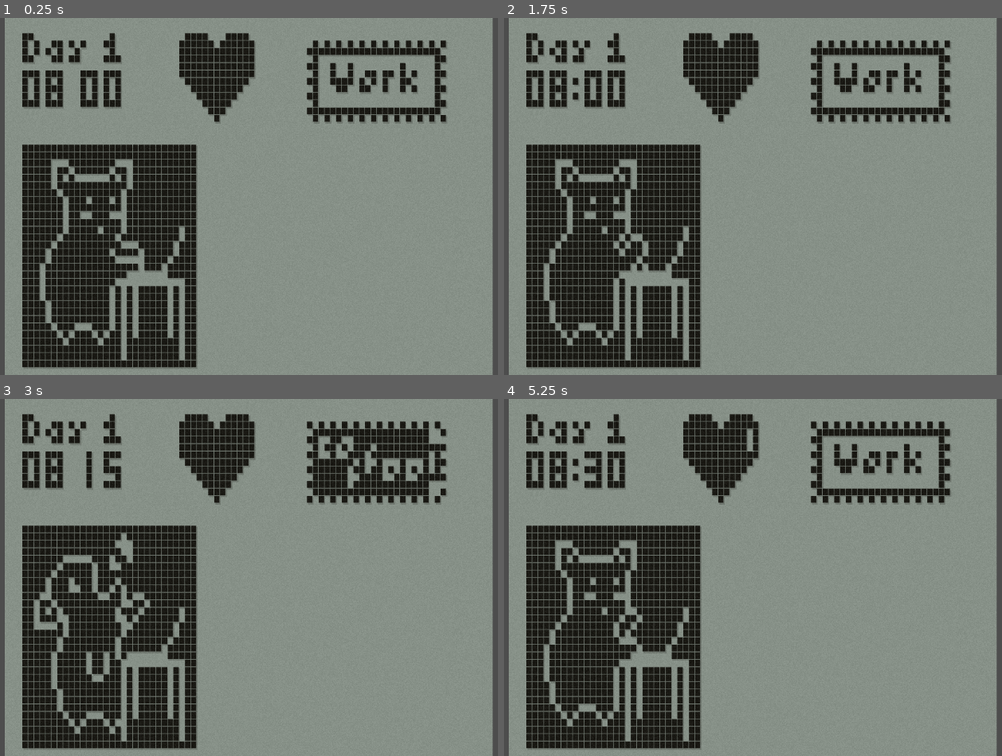
Above: before the commit, frames 1-4 (two rows, left to right).
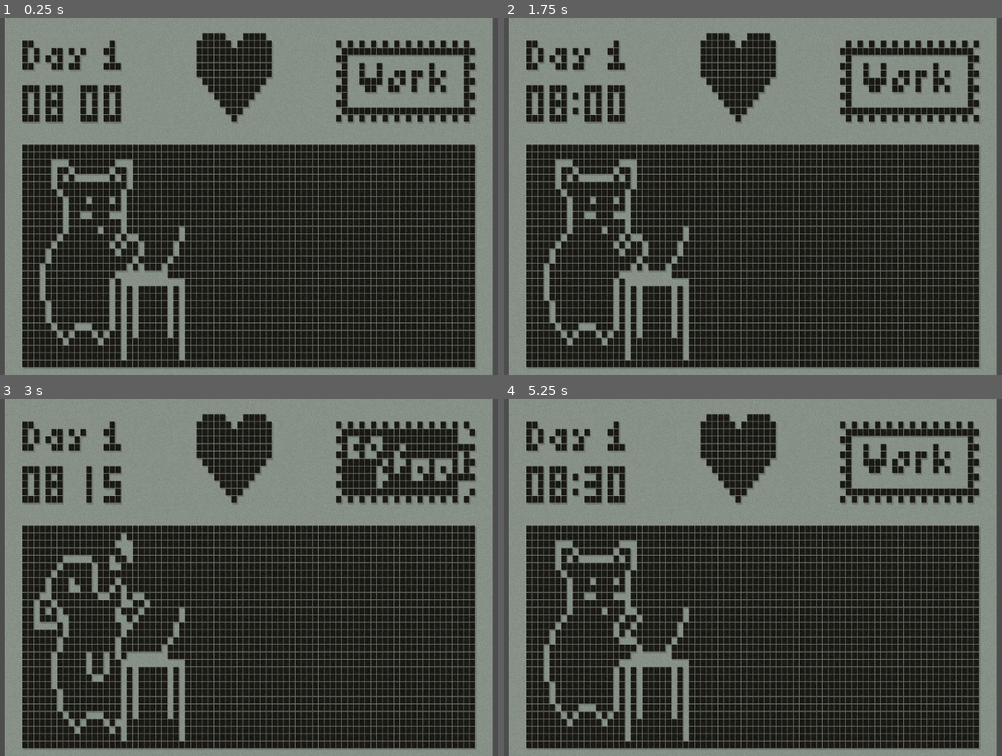
Above: after the commit, the same moments.

Repository: aherrington7452/maruvail_nokia-game-jam-7
Game: Godot game, scene res://scene/main.tscn
Same seed, same stepped clock (60 frames per second), same inputs: the game is played once before the commit and once after it.
Inputs:
- Up to frame 1 (0.25 s): no input
- Up to frame 2 (1.75 s): hold Up (move_up) 0.53-1.28 s; tap Space (interact) at 0.6, 1.35 s; hold Down (move_down) from 1.28 s (still down)
- Up to frame 3 (3 s): tap Enter at 2 s; release Down (move_down) at 2.03 s; hold Up (move_up) from 2.03 s (still down); tap Space (interact) at 2.1, 2.85 s
- Up to frame 4 (5.25 s): release Up (move_up) at 3.53 s; hold Down (move_down) from 3.53 s (still down); tap Space (interact) at 3.6, 4.35, 5.1 s

The runs differ from the first frame. In frame 1, 42% of the frame differs, in the area x 4-96%, y 4-99%; in frame 2, 42%; in frame 3, 43%; in frame 4, 42%.
Error after the commit: Invalid assignment of property or key 'frame' with value of type 'int' on a base object of type 'null instance'. (res://scripts/scr_work_station.gd:79)

Commit message:
refine sleep animation

Diff:
--- a/scene/work_station_ui.tscn
+++ b/scene/work_station_ui.tscn
@@ -1035,13 +1035,13 @@
 script = ExtResource("1_0a8c3")
 
 [node name="DayCounter" type="AnimatedSprite2D" parent="."]
-position = Vector2(11, 4)
+position = Vector2(11, 5)
 sprite_frames = SubResource("SpriteFrames_olmsm")
 autoplay = "default"
 frame_progress = 0.429467
 
 [node name="Clock" type="AnimatedSprite2D" parent="."]
-position = Vector2(11, 9)
+position = Vector2(11, 11)
 sprite_frames = SubResource("SpriteFrames_u6t1a")
 autoplay = "default"
 frame_progress = 0.387598
@@ -1054,24 +1054,23 @@
 [node name="State" type="Node" parent="."]
 
 [node name="Bars" type="AnimatedSprite2D" parent="State"]
-position = Vector2(64, 8)
+position = Vector2(69, 8)
 sprite_frames = SubResource("SpriteFrames_fadlw")
-animation = &"coffee"
+animation = &"work"
 autoplay = "work"
 
 [node name="ActiveOutline" type="AnimatedSprite2D" parent="State"]
-position = Vector2(64, 8)
+position = Vector2(69, 8)
 sprite_frames = SubResource("SpriteFrames_mfdv3")
 animation = &"active"
 autoplay = "active"
-frame_progress = 0.64603
 
 [node name="WorkCat" type="AnimatedSprite2D" parent="."]
 position = Vector2(18, 32)
 sprite_frames = SubResource("SpriteFrames_iqutr")
-animation = &"coffee"
+animation = &"work"
 autoplay = "work"
-frame_progress = 0.927504
+frame_progress = 0.948907
 
 [node name="Desk" type="Sprite2D" parent="WorkCat"]
 position = Vector2(7, 5)
@@ -1079,13 +1078,15 @@
 
 [node name="BG" type="Sprite2D" parent="WorkCat"]
 z_index = -1
+position = Vector2(24, 0)
+scale = Vector2(2.6, 1)
 texture = ExtResource("13_wcjkg")
 
-[node name="Health" type="Sprite2D" parent="."]
-position = Vector2(36, 8)
+[node name="HealthOutline" type="Sprite2D" parent="."]
+position = Vector2(39, 8)
 texture = ExtResource("11_4iboh")
 
-[node name="HealthInner" type="AnimatedSprite2D" parent="Health"]
+[node name="HealthInner" type="AnimatedSprite2D" parent="HealthOutline"]
 position = Vector2(0, -1)
 sprite_frames = SubResource("SpriteFrames_tqedy")
 autoplay = "default"
Not shown: 3 places in scene/work_station_ui.tscn that only renumber resources
Binary file changed: sprite images/cat/sleeping_animation.png
Not shown, changed: sprite images/cat/sleeping_animation.png.import
